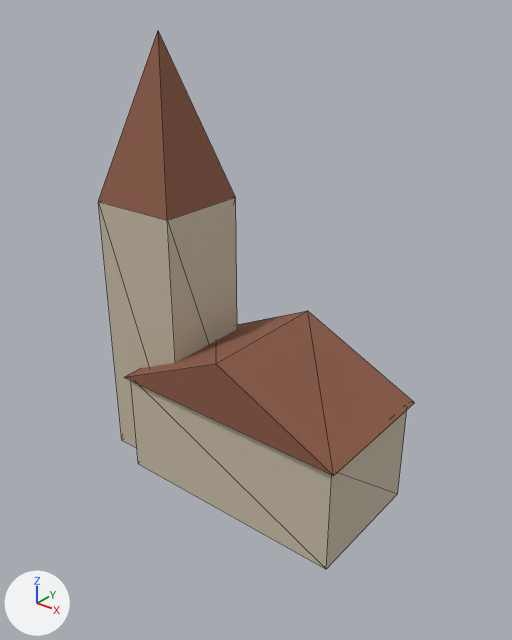
One commit to the glTF model assets/map3d_houses/church_tower.glb: the scene before it, then after it.
Camera for both pictures: a camera (50 mm lens) standing at (21.6, -26.3, 26.4) and looking at (0.9, -0.4, 10.3). The lights are fixed; the arrows at lower left show +X, +Y and +Z. The older version comes first. Mesh edges are drawn as thin lines. Vertices at exactly the same position are counted once.

In view in the first picture: 'church_tower'.
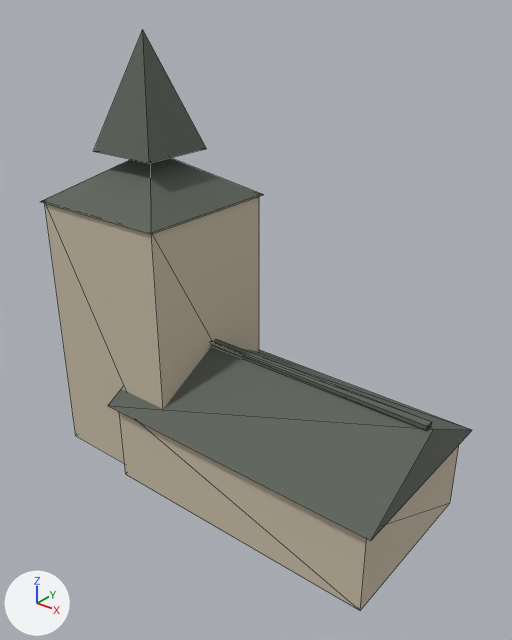
Pixel boxes [x1, y1, x2, y2] of what changed, in the pictures (512 x 640 px; the box of a moved part takes in the faces that stretch with it):
'church_tower', recoloured, reshaped (37% wider, 8% taller)
    before: [98, 31, 414, 569]
    after: [40, 29, 472, 611]
part 1 of me_cube, added (beige)
    after: [119, 412, 459, 611]
part 2 of me_cube, added (beige)
    after: [45, 197, 259, 463]
part 3 of me_cube, added
    after: [211, 339, 432, 431]
part 4 of me_cube, rebuilt
    before: [124, 311, 414, 476]
    after: [108, 346, 472, 541]
part 5 of me_cube, deleted (beige)
    before: [131, 381, 407, 569]
part 6 of me_cube, moved or reshaped
    before: [98, 31, 237, 448]
    after: [40, 29, 263, 234]

The change in detail:
Material 'roof' (mat_roof) changes colour from brown #8c5a45 to dark grey #5c6259; in linear values from (0.262, 0.102, 0.0595) to (0.107, 0.122, 0.0999).
me_cube is used by ob_church_tower; location (0.0, 0.0, 0.0).
me_cube had 23 vertices, 36 faces and spanned x -8.2..8.2, y -3.9..3.9, z 0.0..24.0.
me_cube now has 72 vertices, 104 faces and spans x -11.0..11.0, y -5.2..5.2, z 0.0..24.0.
me_cube part 1: a new loose piece, a box spanning x -5.4..10.6, y -4.8..4.8, z 0.0..4.8, in mat_wall (beige #c8bca6).
me_cube part 2: a new loose piece, a box spanning x -10.8..-2.5, y -4.2..4.2, z 0.0..15.4, in mat_wall (beige #c8bca6).
me_cube part 3: a new loose piece, a box spanning x -5.64..10.78, y -0.23..0.23, z 7.62..7.88, in mat_roof (dark grey #5c6259).
me_cube part 4: the loose piece of 6 vertices spanning x -5.9..8.2, y -3.9..3.9, z 6.0..9.4 is rebuilt with 6 vertices and now spans x -5.9..11.0, y -5.2..5.2, z 4.8..7.7.
me_cube part 5: the loose piece of 8 vertices spanning x -5.6..7.9, y -3.6..3.6, z 0.0..6.0 is deleted.
Part 6, on me_cube:
9 vertices are removed from x -8.2..-3.0, y -2.6..2.6, z 0.0..24.0.
16 faces are deleted.
10 vertices are added at x -11.0..-2.3, y -4.3..4.3, z 15.4..24.0.
12 new faces join them, mat_roof (dark grey #5c6259).
Other edits to the shape of me_cube do not show in these pictures.
